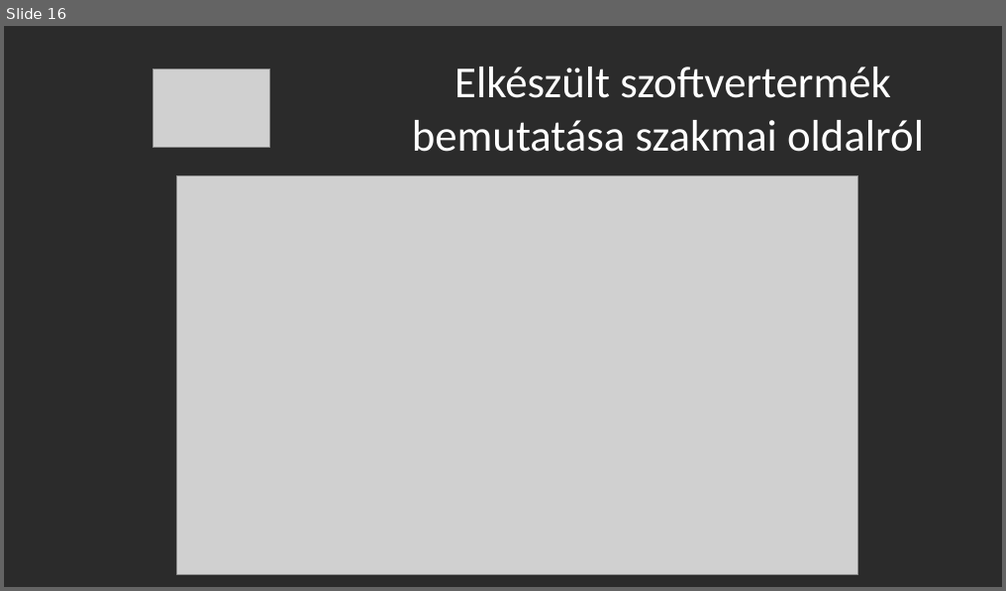
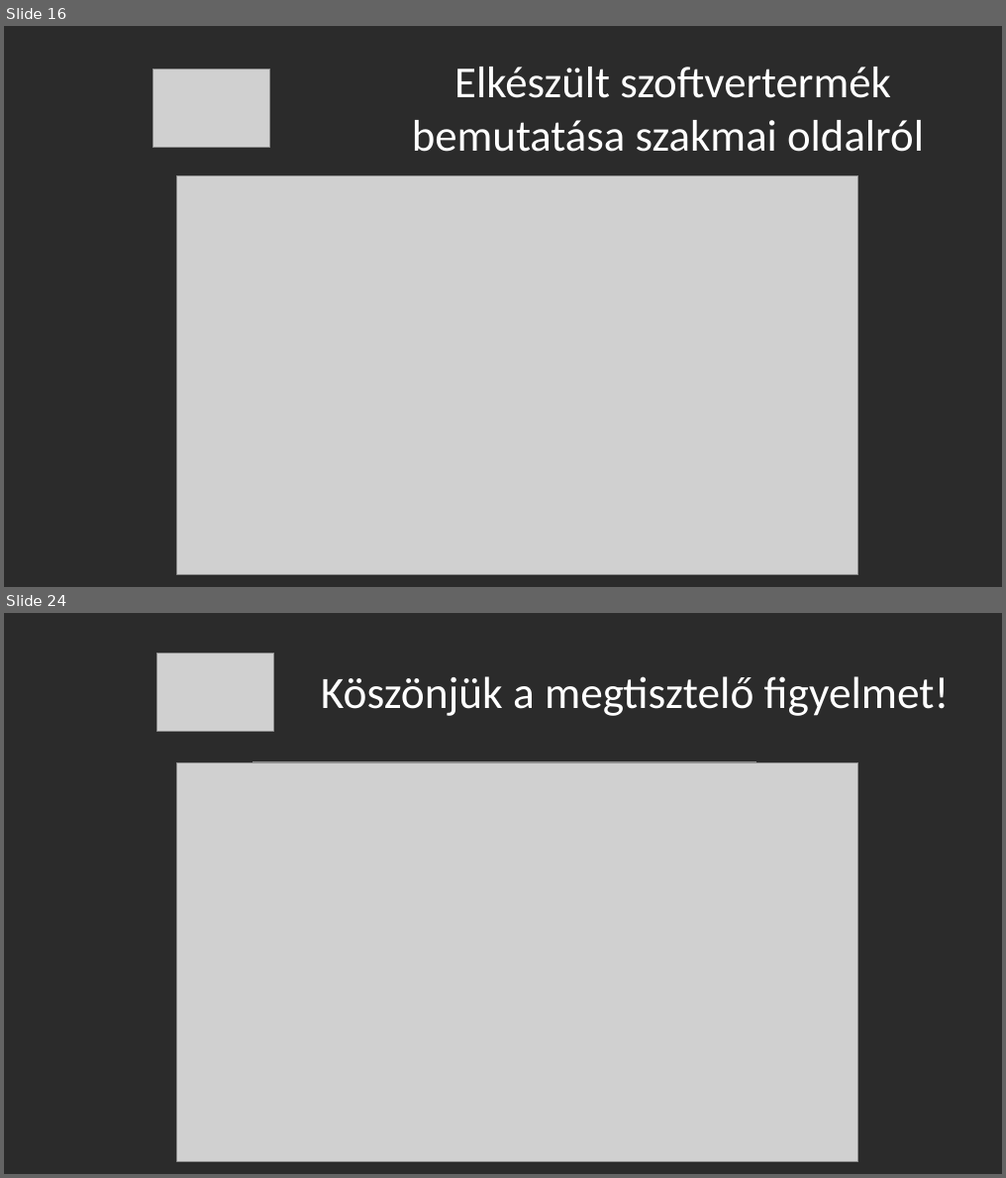
Before and after one commit to bprof-spec-codes/wordquiz, a slide deck: WordQuiz.pptx. Shown one above the other, each under a label of ours: slide 16 before the commit, slides 16 and 24 after it; the slides between them are not shown. The pictures are 1006x591 and 1006x1178 pixels, drawn with LibreOffice and Linux fonts; fonts in the diff are those of the drawing; grey boxes stand for pictures; background and template pictures are left out; a plain dark background stands for a picture behind light text. Boxes give left, top, right and bottom in pixels: in the first picture for what was removed or moved away, otherwise in the second. Text is boxed around its words. In the diff, an @@ line names an element or a change of style, - is before the commit and + after.

```diff
--- a/WordQuiz.pptx
+++ b/WordQuiz.pptx
@@ slide 24 added at bbox=[4, 613, 1002, 1174], background picture (left out) @@
@@ picture added at bbox=[156, 653, 273, 732] @@
@@ title added at bbox=[321, 676, 949, 716], 32.4 pt, text #FFFFFF @@
+Köszönjük a megtisztelő figyelmet!
@@ picture added at bbox=[176, 762, 858, 1161] @@
@@ picture added at bbox=[252, 761, 756, 1134] @@
```
Also in this commit, not shown: 8 slides changed, 13 other files.
